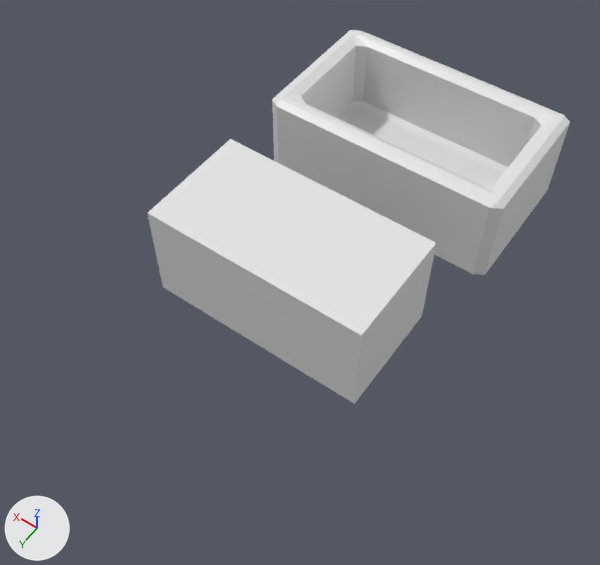
The Blender file uSDCardHolder.blend: old version first, new version second.
Rendered twice from a 50 mm lens placed at (-26.9, 57.4, 57.5), pointed at (-0.2, 20.0, -1.3). The axes (+X, +Y, +Z) are drawn at lower left. The lights are the same throughout.
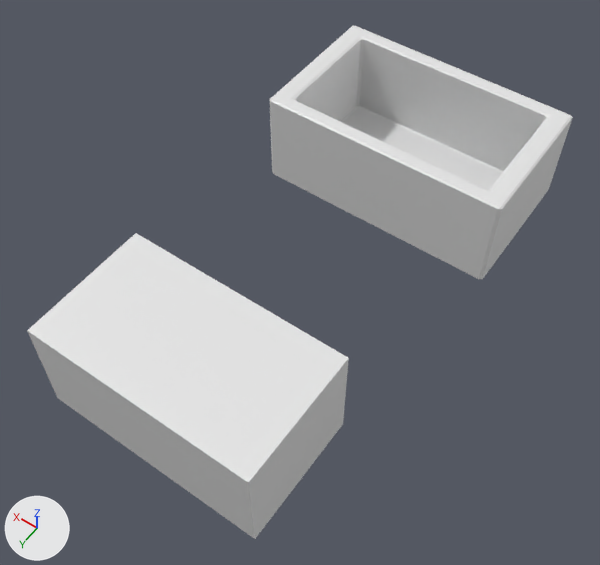
Pixel boxes [x1, y1, x2, y2] of what changed, in the pictures (600 x 565 px):
'Cube.001', moved, rescaled (11% wider, 15% taller): before [147, 139, 436, 404]; after [27, 233, 349, 539]
'Cube', reshaped: before [272, 30, 570, 275]; after [270, 26, 573, 279]
part 1 of me_cube, built on: before [273, 30, 564, 202]; after [270, 26, 571, 207]

What changed in the scene script:
```text
Change me_cube:
    used by ob_cube; location = (0.0, 0.0, 0.0); scale = (12.5, 7.5, 5.0)
    remove me_cube.from_pydata(...)  # 16 vertices, 12 faces; spans x -1.0..1.0, y -1.0..1.0, z -1.0..1.0
    add me_cube.from_pydata(...)  # 28 vertices, 16 faces; spans x -1.0..1.0, y -1.0..1.0, z -1.0..1.0
    me_cube part 1
    7 faces are deleted
    12 vertices are added at x -0.84..0.84, y -0.8..0.8, z -0.8..1.0
    11 new faces join them
Change ob_cube_001:
    ob_cube_001.location: (0.0, 21.17, 2.0) -> (0.0, 34.28, 1.0)
    ob_cube_001.scale: (10.5, 5.5, 5.0) -> (10.5, 6.0, 5.0)
```
